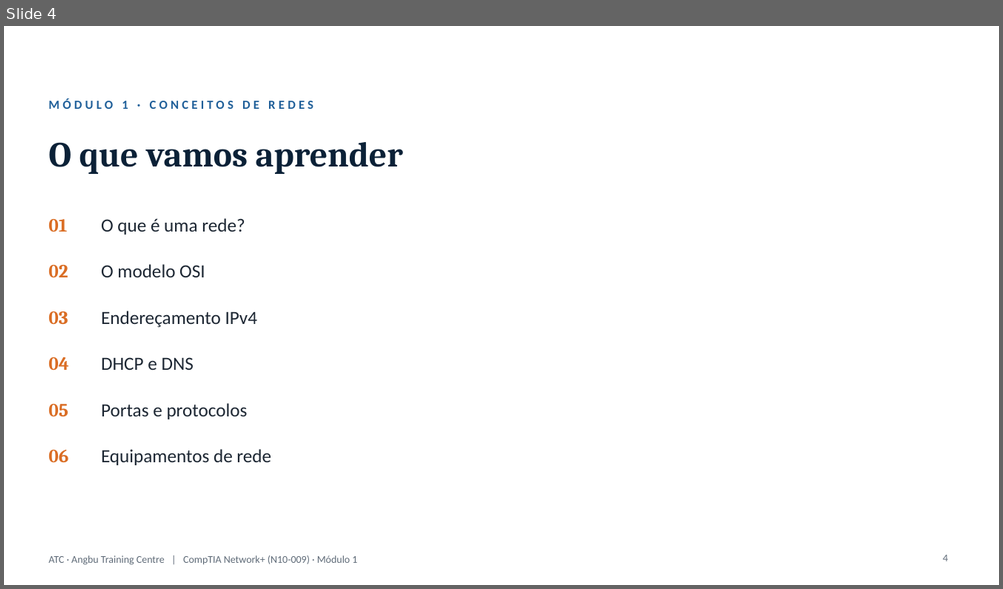
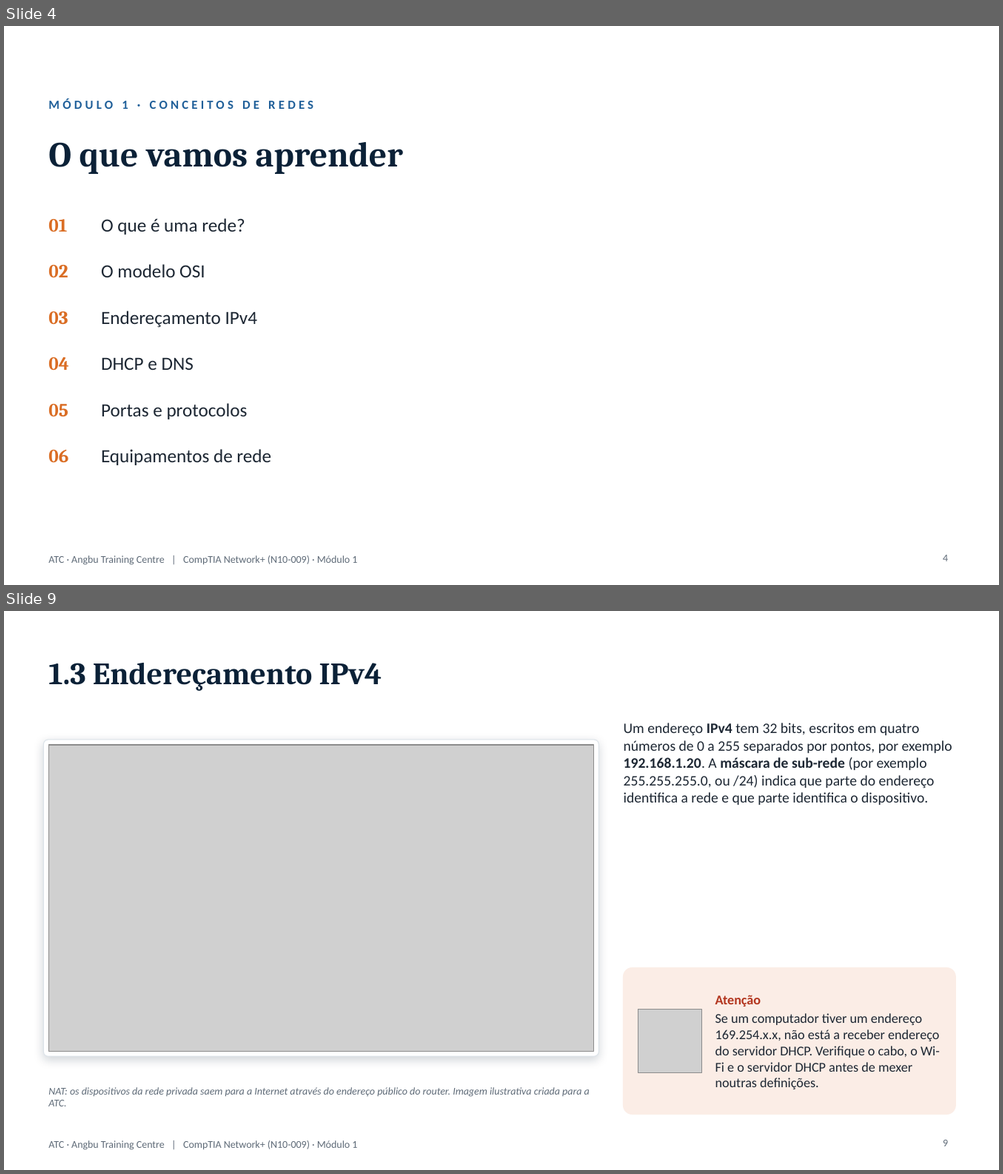
Before and after one commit to almeidaojose36/atc_lms, a slide deck: producao/apresentacoes/CompTIA_Network+_Modulo1.pptx. Shown one above the other, each under a label of ours: slide 4 before the commit, slides 4 and 9 after it; the slides between them are not shown. The pictures are 1003x589 and 1003x1174 pixels, drawn with LibreOffice and Linux fonts; fonts in the diff are those of the drawing; grey boxes stand for pictures; background and template pictures are left out. Boxes give left, top, right and bottom in pixels: in the first picture for what was removed or moved away, otherwise in the second. Text is boxed around its words. In the diff, an @@ line names an element or a change of style, - is before the commit and + after.

```diff
--- a/producao/apresentacoes/CompTIA_Network+_Modulo1.pptx
+++ b/producao/apresentacoes/CompTIA_Network+_Modulo1.pptx
@@ slide 9 added at (4,611,999,1170), background #FFFFFF; not listed: 1 template element that a slide beside it also shows @@
@@ title added at (48,663,382,691), 30 pt, text #0B2137, bold @@
+1.3 Endereçamento IPv4
@@ rounded rectangle added at (43,740,599,1057), fill #FFFFFF, outline #DCE3E9 0.75 pt @@
@@ text added at (623,723,952,805), 14 pt, text #1D2733 @@
+Um endereço IPv4 tem 32 bits, escritos em quatro números de 0 a 255 separados por pontos, por exemplo 192.168.1.20. A máscara de sub-rede (por exemplo 255.255.255.0, ou /24) indica que parte do endereço identifica a rede e que parte identifica o dispositivo.
@@ picture added at (48,745,594,1052) @@
@@ rounded rectangle added at (623,968,956,1115), fill #FBEDE6, outline #FBEDE6 1 pt @@
@@ picture added at (638,1009,702,1073) @@
@@ text added at (715,995,939,1090), 13 pt, text #1D2733 @@
+Atenção
+Se um computador tiver um endereço 169.254.x.x, não está a receber endereço do servidor DHCP. Verifique o cabo, o Wi-Fi e o servidor DHCP antes de mexer noutras definições.
@@ text added at (48,1088,589,1107), 10 pt, text #5F6B78, italic @@
+NAT: os dispositivos da rede privada saem para a Internet através do endereço público do router. Imagem ilustrativa criada para a ATC.
@@ page number added at (942,1140,948,1147), 10 pt, text #5F6B78 @@
+9
```
Also in this commit, not shown: 6 slides changed, 5 other slides added, 27 other files.
